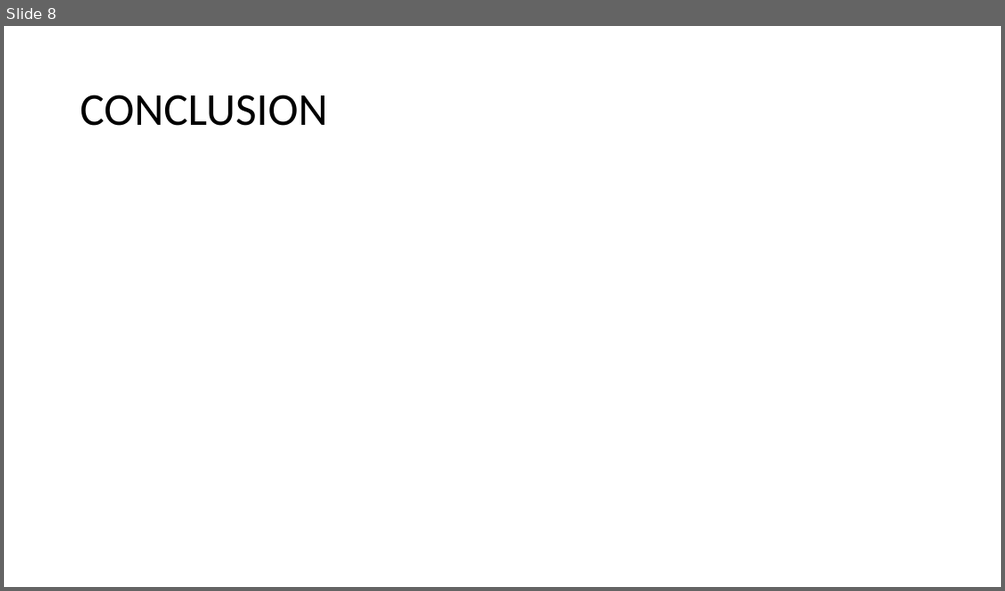
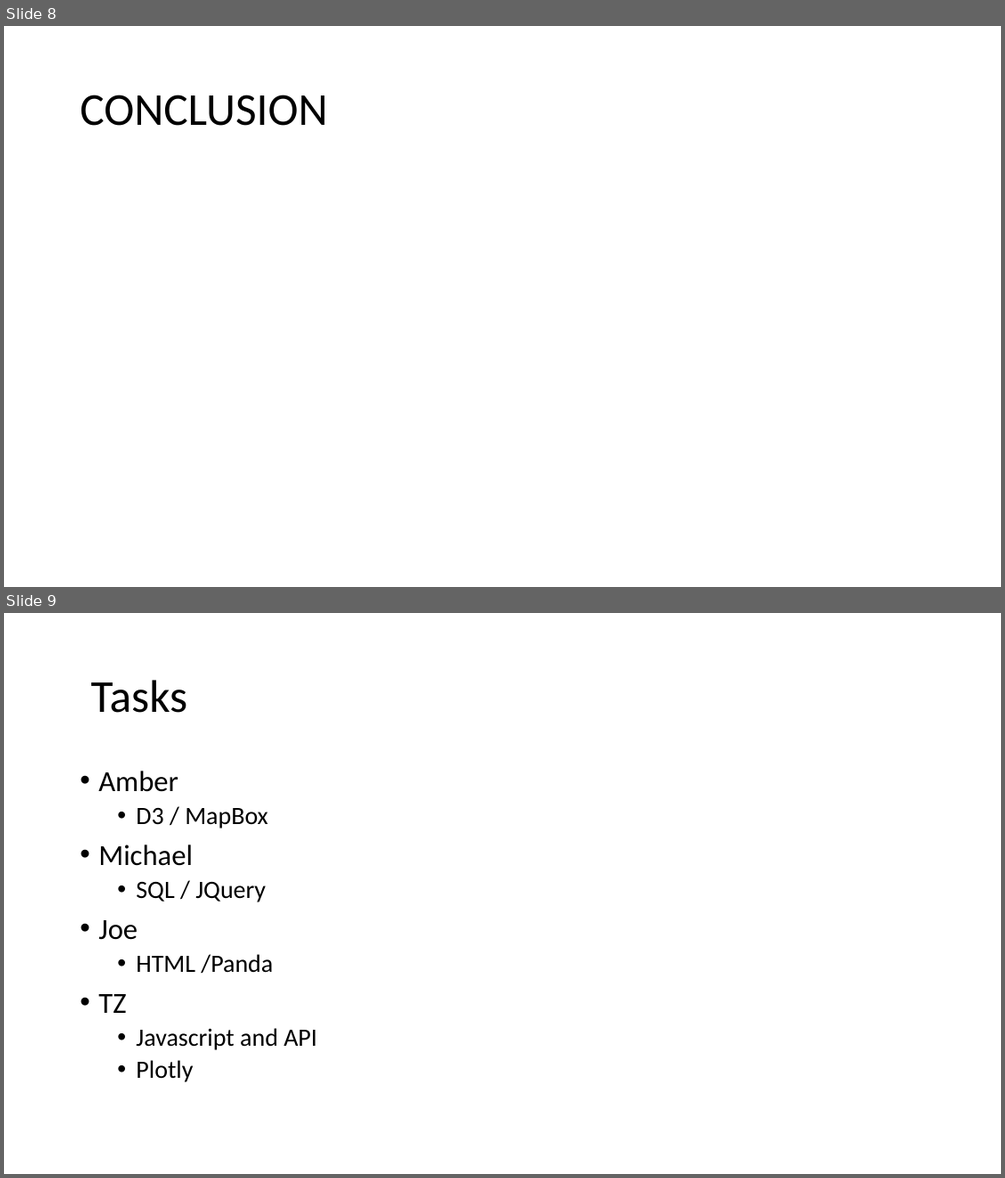
Before and after one commit to zigot1/PROJECT_02, a slide deck: PROJECT_02.pptx. Shown one above the other, each under a label of ours: slide 8 before the commit, slides 8 and 9 after it. The pictures are 1005x591 and 1005x1178 pixels, drawn with LibreOffice and Linux fonts; fonts in the diff are those of the drawing; background and template pictures are left out. Boxes give left, top, right and bottom in pixels: in the first picture for what was removed or moved away, otherwise in the second. Text is boxed around its words. In the diff, an @@ line names an element or a change of style, - is before the commit and + after.

```diff
--- a/PROJECT_02.pptx
+++ b/PROJECT_02.pptx
@@ slide 9 added at [4, 613, 1001, 1174], background picture (left out) @@
@@ title added at [91, 680, 188, 713], 44 pt, text #000000 @@
+Tasks
@@ text added at [98, 771, 317, 1082], 24 pt, text #000000 @@
+• Amber
+  • D3 / MapBox
+• Michael
+  • SQL / JQuery
+• Joe
+  • HTML /Panda
+• TZ
+  • Javascript and API
+  • Plotly
```
Also in this commit, not shown: 7 other files.
